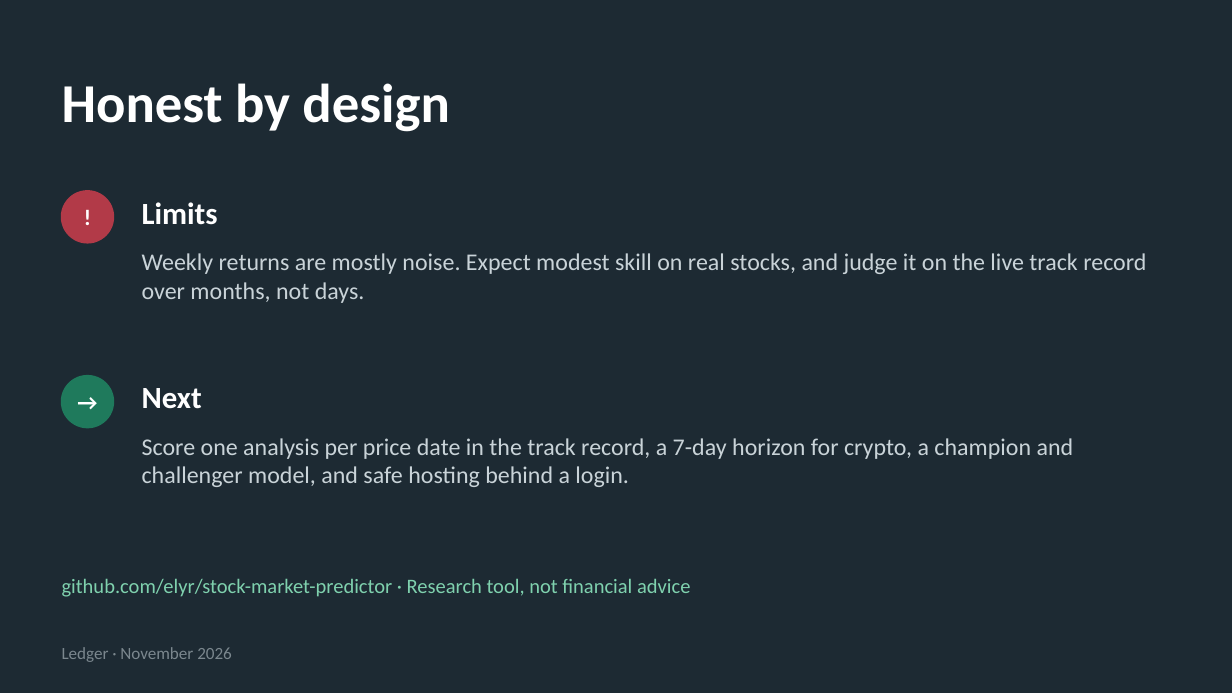
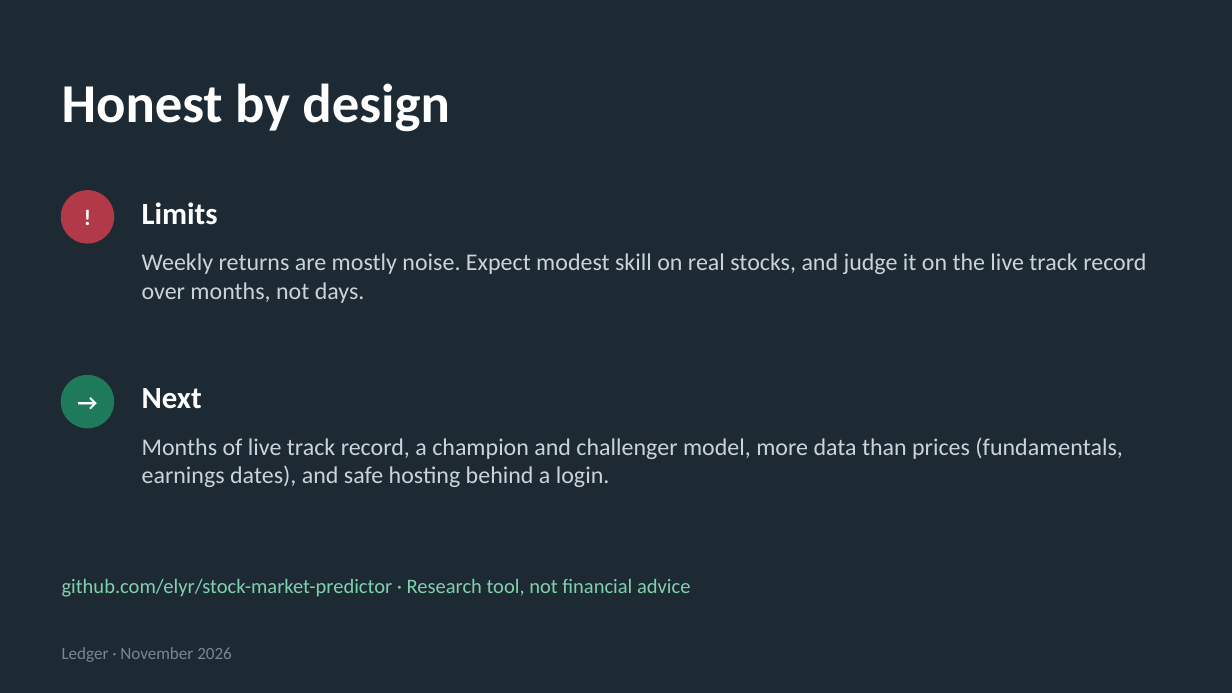
Before and after one commit to elyr/stock-market-predictor, a slide deck: slide 12 of docs/presentation/Ledger.pptx. Drawn at 1232x693 pixels with LibreOffice and Linux fonts; fonts in the diff are those of the drawing. Boxes give left, top, right and bottom in pixels: in the first picture for what was removed or moved away, otherwise in the second. Text is boxed around its words. In the diff, an @@ line names an element or a change of style, - is before the commit and + after.

```diff
--- a/docs/presentation/Ledger.pptx
+++ b/docs/presentation/Ledger.pptx
@@ text at (142,437,1122,487): text changed @@
-Score one analysis per price date in the track record, a 7-day horizon for crypto, a champion and challenger model, and safe hosting behind a login.
+Months of live track record, a champion and challenger model, more data than prices (fundamentals, earnings dates), and safe hosting behind a login.
```
Also in this commit, not shown: 3 other slides changed, 17 other files.
